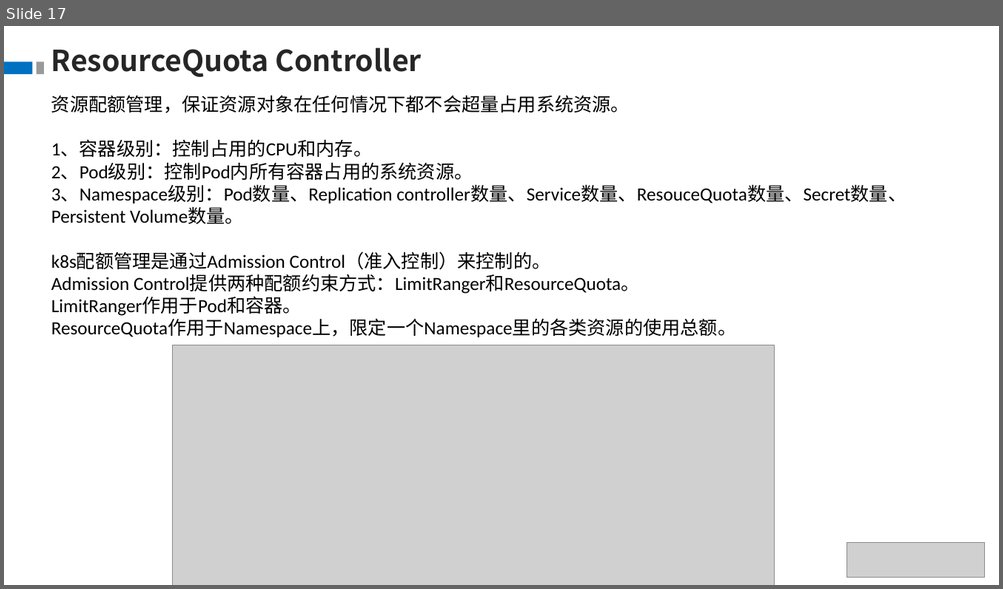
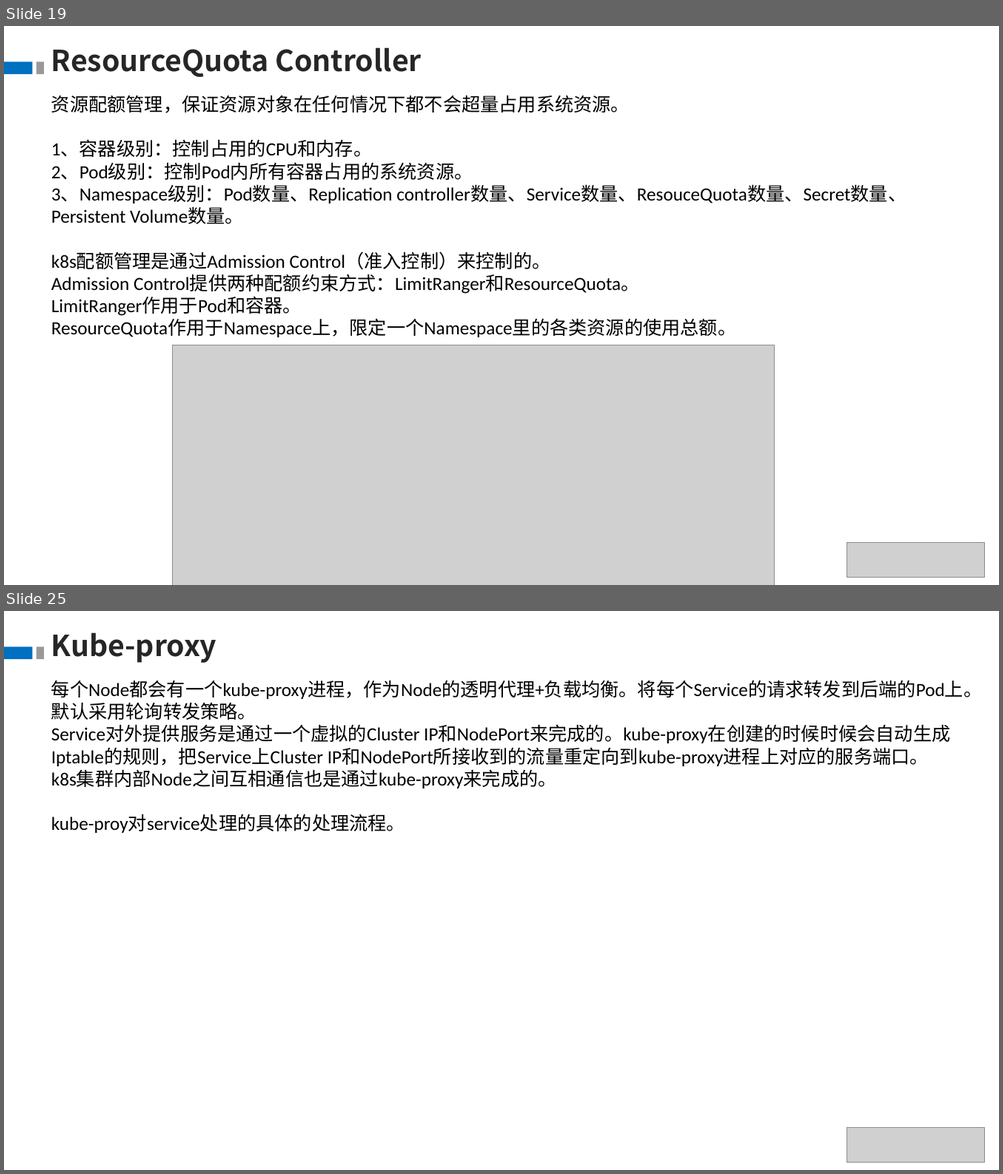
Before and after one commit to theDEADpool/data_structure, a slide deck: k8s.pptx. Shown one above the other, each under a label of ours: slide 17 before the commit, slides 19 and 25 after it; the slides between them are not shown. The pictures are 1003x589 and 1003x1174 pixels, drawn with LibreOffice and Linux fonts; fonts in the diff are those of the drawing; grey boxes stand for pictures. Boxes give left, top, right and bottom in pixels: in the first picture for what was removed or moved away, otherwise in the second. Text is boxed around its words. In the diff, an @@ line names an element or a change of style, - is before the commit and + after.

```diff
--- a/k8s.pptx
+++ b/k8s.pptx
@@ slide 25 added at box(4, 611, 999, 1170), background #FFFFFF @@
@@ text added at box(51, 632, 216, 663), 28 pt, text #262626, bold @@
+Kube-proxy
@@ rectangle added at box(4, 647, 32, 660), fill #0070C0 @@
@@ rectangle added at box(36, 647, 43, 660), fill #999999 @@
@@ text added at box(51, 680, 982, 833), 18 pt, text #000000 @@
+每个Node都会有一个kube-proxy进程，作为Node的透明代理+负载均衡。将每个Service的请求转发到后端的Pod上。默认采用轮询转发策略。
+Service对外提供服务是通过一个虚拟的Cluster IP和NodePort来完成的。kube-proxy在创建的时候时候会自动生成Iptable的规则，把Service上Cluster IP和NodePort所接收到的流量重定向到kube-proxy进程上对应的服务端口。
+k8s集群内部Node之间互相通信也是通过kube-proxy来完成的。
+kube-proy对service处理的具体的处理流程。
@@ picture added at box(847, 1128, 984, 1163) @@
@@ what was slide 17 is now slide 19 @@
```
Also in this commit, not shown: 3 slides changed, 7 other slides added.
